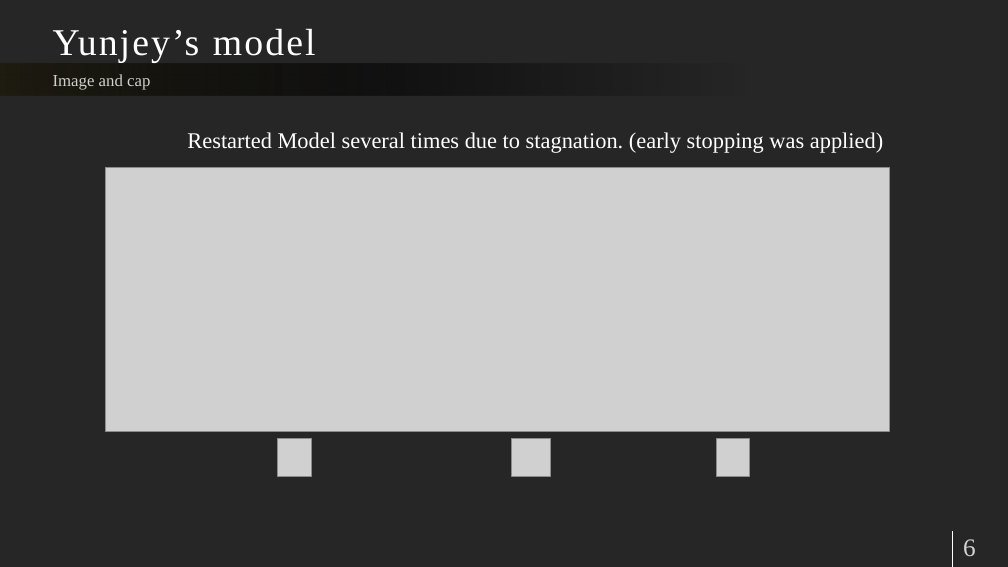
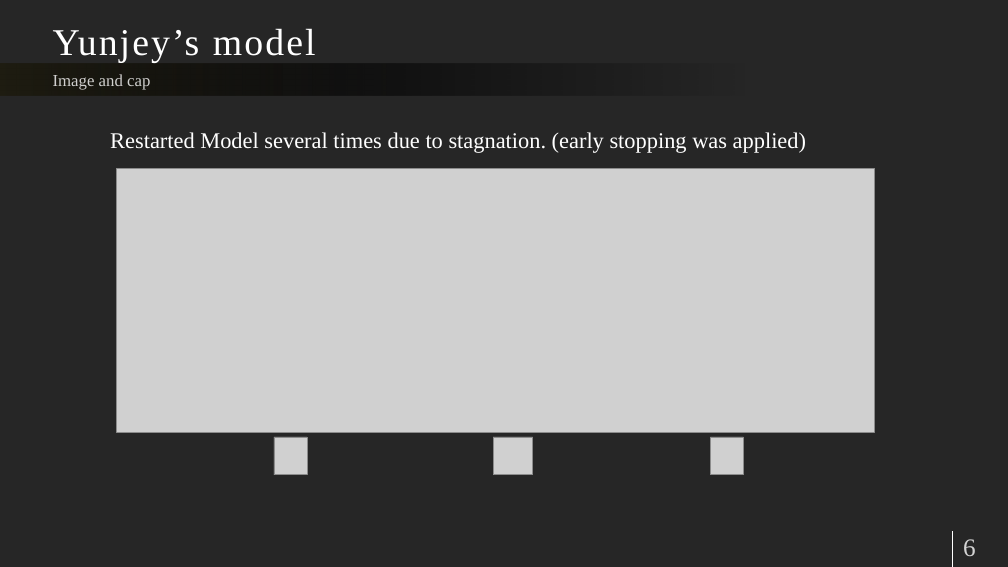
Before and after one commit to Shaun2h/Image-captioning, a slide deck: slide 6 of Deep Deep Deeeeep.pptx. Drawn at 1008x567 pixels with LibreOffice and Linux fonts; fonts in the diff are those of the drawing; grey boxes stand for pictures. Boxes give left, top, right and bottom in pixels: in the first picture for what was removed or moved away, otherwise in the second. Text is boxed around its words. In the diff, an @@ line names an element or a change of style, - is before the commit and + after.

```diff
--- a/Deep Deep Deeeeep.pptx
+++ b/Deep Deep Deeeeep.pptx
@@ text "Restarted Model several times due ...": place and size @@
-text "Restarted Model several times due ..." at box(187, 132, 883, 153)
+text "Restarted Model several times due ..." at box(110, 132, 806, 153)
@@ picture: place and size @@
-picture at box(105, 167, 889, 431)
+picture at box(116, 169, 875, 432)
@@ picture: place and size @@
-picture at box(278, 438, 311, 476)
+picture at box(274, 437, 307, 475)
@@ picture: place and size @@
-picture at box(511, 438, 550, 476)
+picture at box(493, 437, 533, 475)
@@ picture: place and size @@
-picture at box(716, 438, 749, 476)
+picture at box(710, 437, 743, 475)
```
Also in this commit, not shown: 7 other slides changed, 2 slides added, 9 other files.
